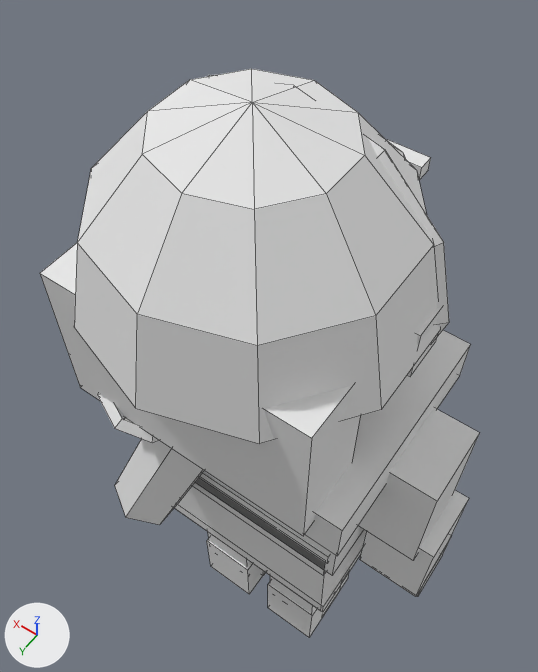
Renders of the Blender file art_source/blender/units/blend/franks/archer_a1.blend from each side of a commit.
Rendered twice from a 50 mm lens placed at (-0.471, 0.685, 2.319), pointed at (0.109, -0.128, 1.043). Every picture has the same lights, and +X, +Y and +Z are marked at lower left. The older version comes first. Mesh edges are drawn as thin lines.

In view in the first picture: 'Body'.
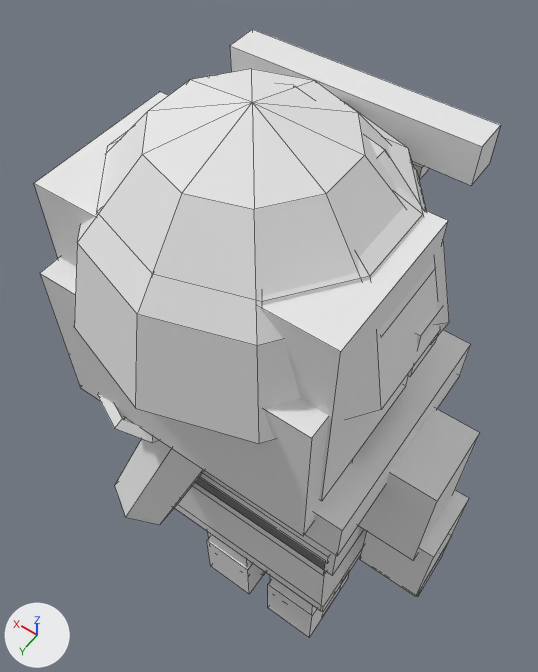
The newer file is also rescaled (x1.01) as a whole; pictures and numbers use the older file's frame.

The change in detail:
me_body is used by ob_body; location (0.0, 0.0, 0.0).
me_body had 585 vertices, 489 faces and spanned x -0.41..0.41, y -0.27..0.34, z 0.0..1.78.
me_body now has 632 vertices, 532 faces and spans x -0.41..0.41, y -0.27..0.34, z 0.0..1.78.
me_body part 1: a new loose piece, a box spanning x -0.25..0.25, y -0.03..0.23, z 1.27..1.65, in mat_pe_unitpalette (its picture is missing).
me_body part 2: the loose piece of 31 vertices spanning x -0.28..0.28, y -0.22..0.34, z 1.45..1.78 is copied, and the copy is scaled about its middle by (0.897, 0.893, 0.515), then moved by (0.0, -0.01, 0.04); it spans x -0.25..0.25, y -0.2..0.3, z 1.57..1.74.
me_body part 3: a new loose piece, a box spanning x -0.22..0.22, y -0.235..-0.175, z 1.595..1.665, in mat_pe_unitpalette (its picture is missing).

Pixel boxes (x1, y1, x2, y2) of what changed, in the pictures (538 x 672 px):
'Body', reshaped (7% taller): before (40, 69, 480, 637); after (34, 29, 500, 637)
part 1 of me_body, added: after (34, 92, 448, 501)
part 2 of me_body, added: after (96, 101, 423, 305)
part 3 of me_body, added: after (230, 29, 500, 185)
